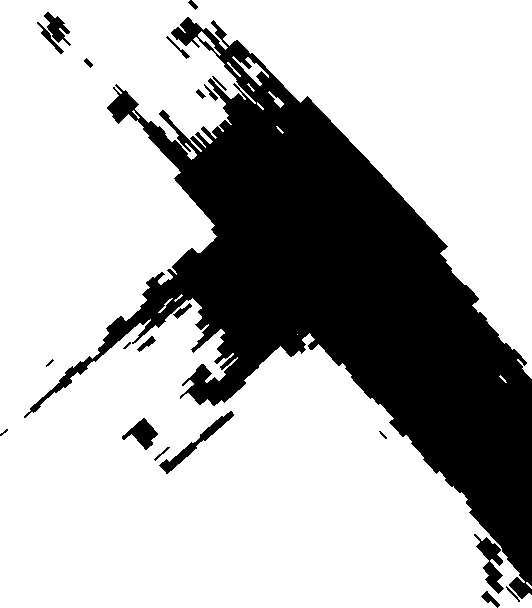
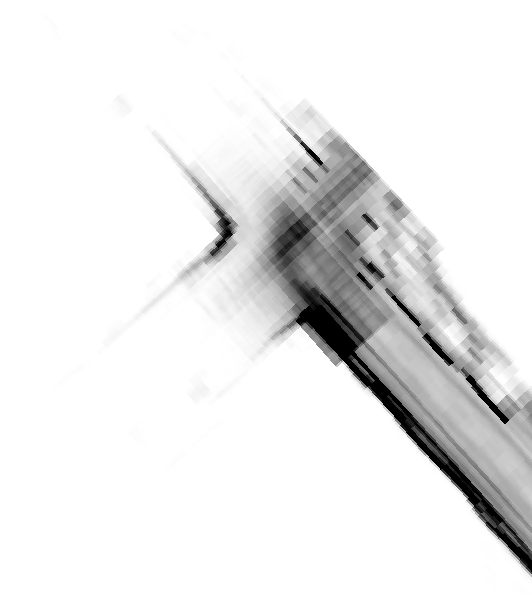
Revision of a layered (532, 608) image; what changed, layer by layer:
painted on "01_mapImage0.1_weight.png" over (0, 0, 532, 608)
